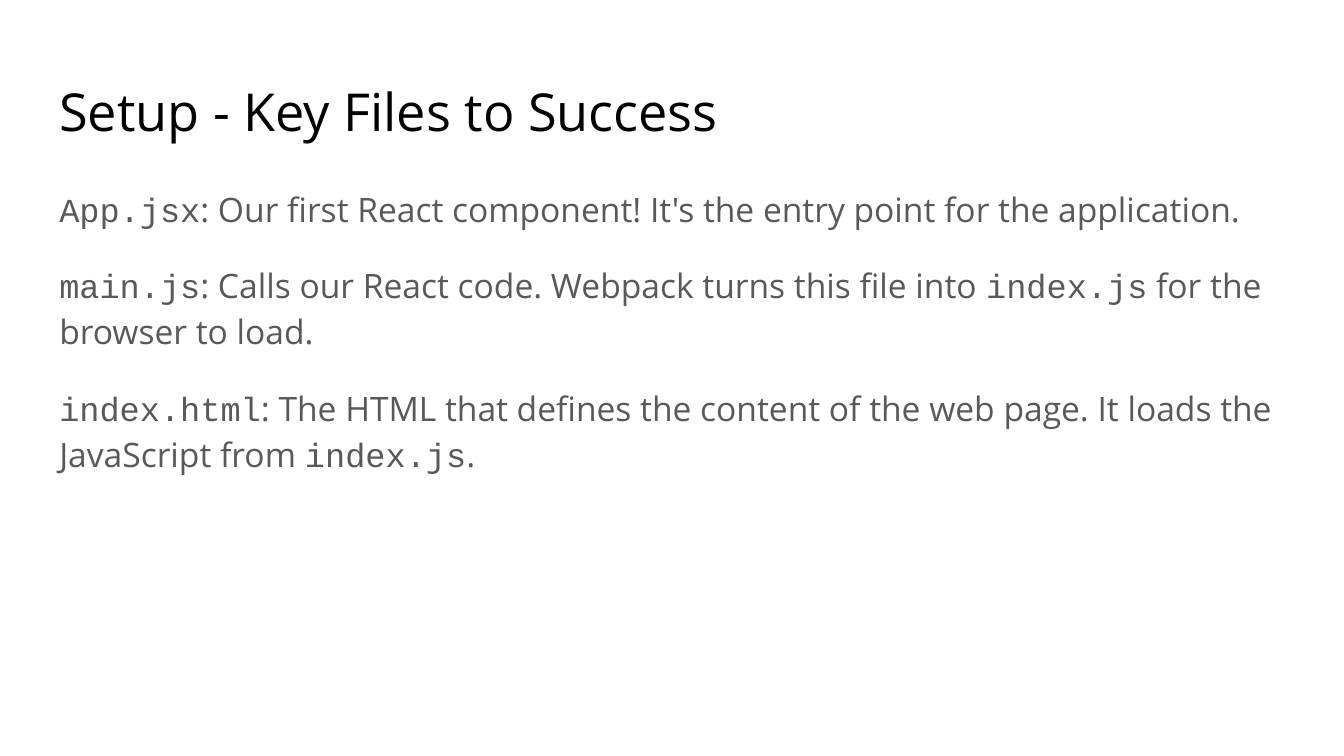
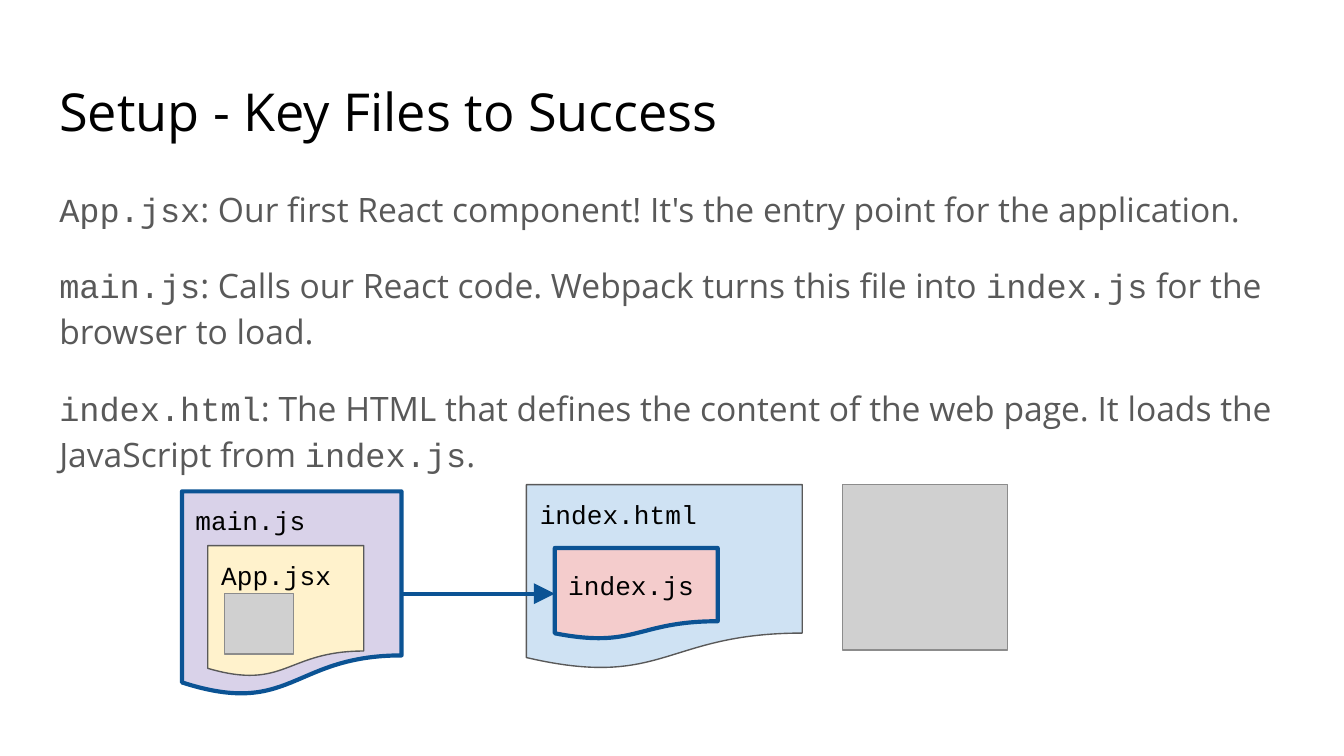
Before and after one commit to appian/hackathons, a slide deck: slide 14 of workshops/react/Intro to React.pptx. Drawn at 1344x756 pixels with LibreOffice and Linux fonts; fonts in the diff are those of the drawing; grey boxes stand for pictures. Boxes give left, top, right and bottom in pixels: in the first picture for what was removed or moved away, otherwise in the second. Text is boxed around its words. In the diff, an @@ line names an element or a change of style, - is before the commit and + after.

```diff
--- a/workshops/react/Intro to React.pptx
+++ b/workshops/react/Intro to React.pptx
@@ flow chart document added at (181,492,401,696), fill #D9D2E9, outline #0B5394 2.25 pt, 14 pt, text #000000 @@
+main.js
@@ flow chart document added at (527,485,802,671), fill #CFE2F3, outline #595959 0.75 pt, 14 pt, text #000000 @@
+index.html
@@ picture added at (843,485,1008,650) @@
@@ flow chart document added at (208,546,364,677), fill #FFF2CC, outline #595959 0.75 pt, 14 pt, text #000000 @@
+App.jsx
@@ flow chart document added at (555,548,718,640), fill #F4CCCC, outline #0B5394 2.25 pt, 14 pt, text #000000 @@
+index.js
@@ picture added at (224,594,294,655) @@
@@ arrow added from (402, 594) to (555, 594), #0B5394 2.25 pt @@
```
Also in this commit, not shown: 10 other slides changed, 2 slides added, 1 slide removed.
